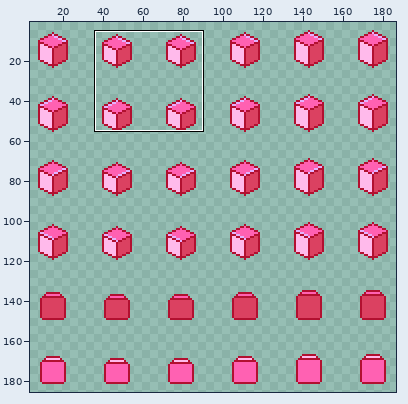
Two states of a sprite sheet, src/assets/cube-angle.png. The picture above shows the old version from afar; the outline marks the close-up.
Close-up. First the earlier version:
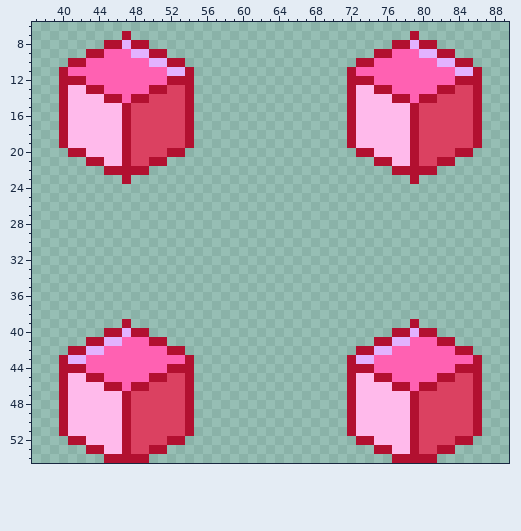
The file is 192x192 pixels. Shown: x 37..89, y 6..54. The wide view leaves out empty margins. The commit also changed other parts of the picture, which this record leaves out.
The same view after the edit:
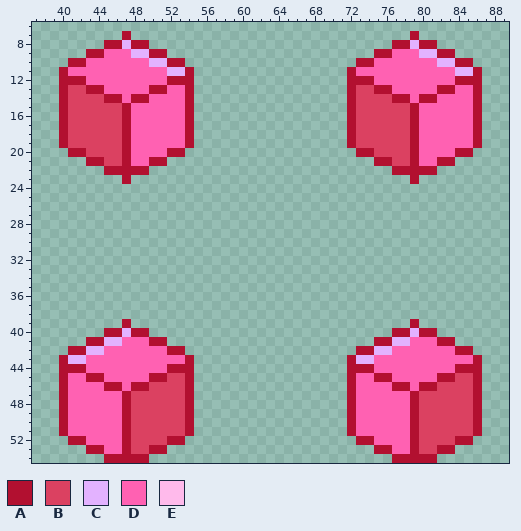
Palette (. is transparent): A #b21030  B #db4161  C #e3b2ff  D #ff61b2  E #ffbaeb
Diff:
Colour E gives way to colour B in row 13 at x 41 to 42 and 73 to 74; in row 14 at x 41 to 44 and 73 to 76; in rows 15 to 19 at x 41 to 46 and 73 to 78; in row 20 at x 43 to 46 and 75 to 78; in row 21 at x 45 to 46 and 77 to 78.
Colour B gives way to colour D in row 13 at x 52 to 53 and 84 to 85; in row 14 at x 50 to 53 and 82 to 85; in rows 15 to 19 at x 48 to 53 and 80 to 85; in row 20 at x 48 to 51 and 80 to 83; in row 21 at x 48 to 49 and 80 to 81.
Colour E gives way to colour D in row 45 at x 41 to 42 and 73 to 74; in row 46 at x 41 to 44 and 73 to 76; in rows 47 to 51 at x 41 to 46 and 73 to 78; in row 52 at x 43 to 46 and 75 to 78; in row 53 at x 45 to 46 and 77 to 78.
